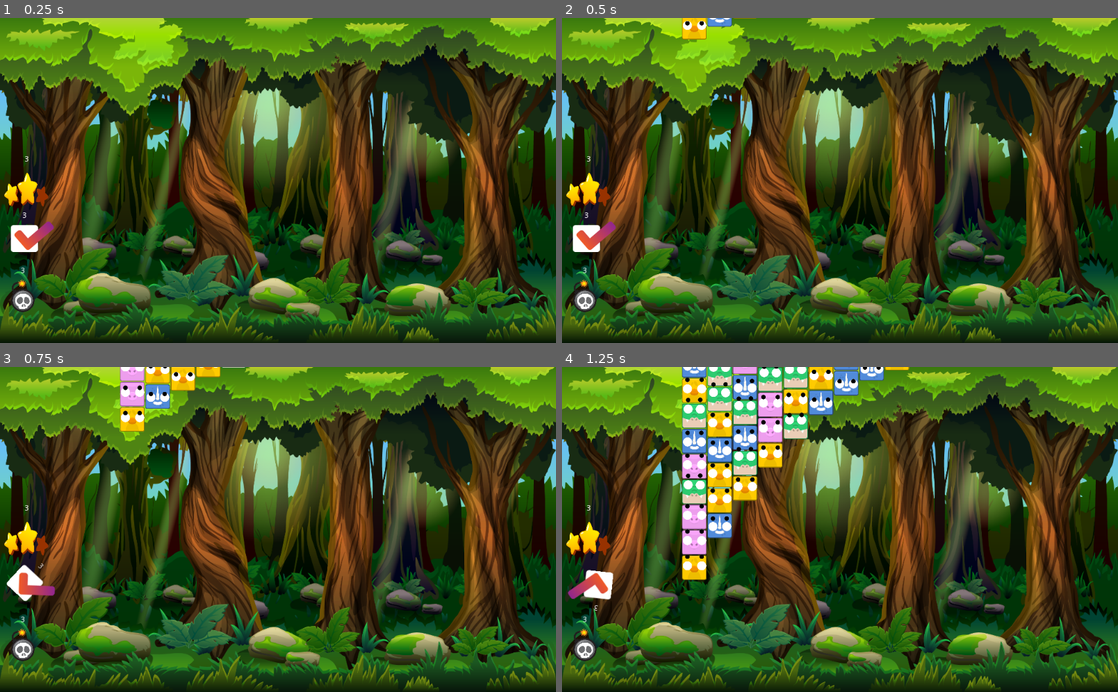
Above: before the commit, frames 1-4 (two rows, left to right).
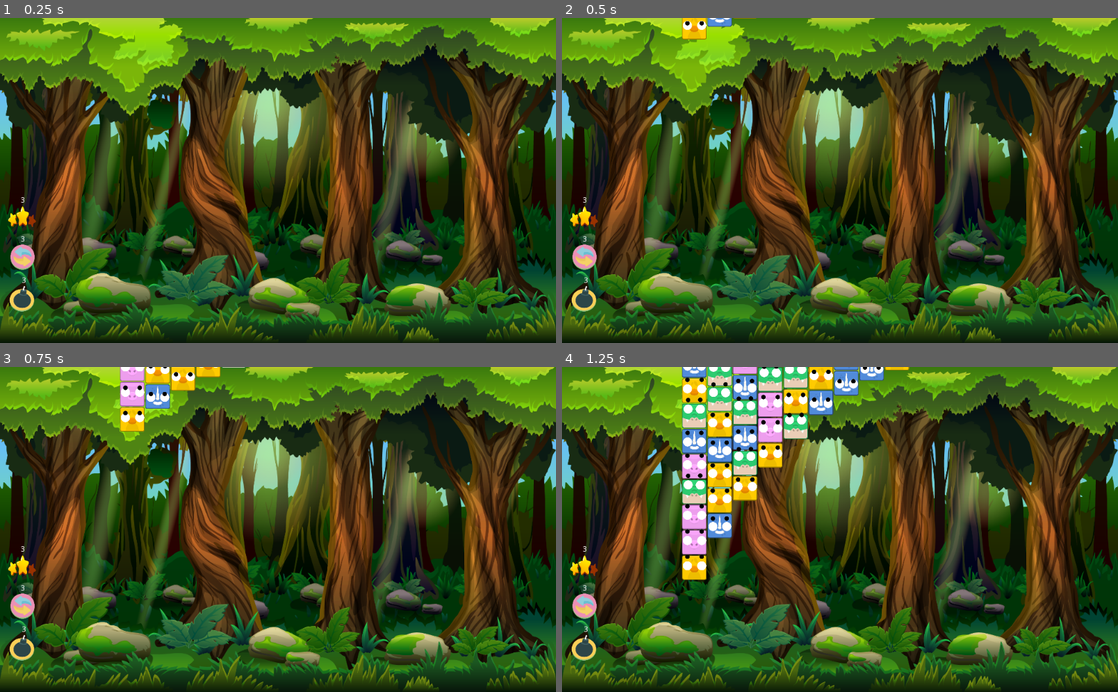
Above: after the commit, the same moments.

Repository: borkoDimitrov/AnimalBlocks
Game: Godot game, scene res://Level.tscn
Same seed, same stepped clock (60 frames per second), same inputs: the game is played once before the commit and once after it.
Inputs (mouse positions are in pixels of both pictures, inside the frame that each line leads up to):
- Up to frame 1 (0.25 s): no input
- Up to frame 2 (0.5 s): no input
- Up to frame 3 (0.75 s): click (33, 584) at 0.52 s
- Up to frame 4 (1.25 s): no input

The runs differ from the first frame. In frame 1, 1.6% of the frame differs, in the area x 0-10%, y 42-91%; in frame 2, 1.6%; in frame 3, 1.6%; in frame 4, 1.7%.

Commit message:
Add resources

Diff:
--- a/Level.gd
+++ b/Level.gd
@@ -1,10 +1,6 @@
 extends Node2D
 
 var tile_size = Globals.TILE_SIZE
-
-onready var SmallBomb = $CanvasLayer/Skills/SmallBomb
-onready var SwapTiles = $CanvasLayer/Skills/SwapTiles
-onready var MatchTwoTiles = $CanvasLayer/Skills/MatchTwoTiles
 
 export var level_size : Vector2 = Vector2(10,10)
 export var number_of_animals : int = 4
--- a/Level.tscn
+++ b/Level.tscn
@@ -27,13 +27,13 @@
 [node name="Skills" type="Node2D" parent="CanvasLayer"]
 
 [node name="SwapTiles" parent="CanvasLayer/Skills" instance=ExtResource( 6 )]
-position = Vector2( 56, 404 )
+position = Vector2( 42, 441 )
 
 [node name="SmallBomb" parent="CanvasLayer/Skills" instance=ExtResource( 5 )]
 position = Vector2( 41, 517 )
 
 [node name="MatchTwoTiles" parent="CanvasLayer/Skills" instance=ExtResource( 7 )]
-position = Vector2( 48, 314 )
+position = Vector2( 41, 368 )
 
 [node name="Floor" type="StaticBody2D" parent="."]
 position = Vector2( 0, 1600 )
--- a/Plugins/destructible_object.gd
+++ b/Plugins/destructible_object.gd
@@ -1,9 +1,9 @@
 extends RigidBody2D
 
 export (int, 2, 10, 2) var blocks_per_side = 6
-export (float) var blocks_impulse = 500
-export (float) var blocks_gravity_scale = 12
-export (float) var debris_max_time = 1
+export (float) var blocks_impulse = 500.0
+export (float) var blocks_gravity_scale = 12.0
+export (float) var debris_max_time = 1.0
 export (bool) var explosion_delay = false
 export (bool) var randomize_seed = false
 
--- a/Skills/MatchTwoTiles.tscn
+++ b/Skills/MatchTwoTiles.tscn
@@ -8,15 +8,15 @@
 script = ExtResource( 1 )
 
 [node name="TextureButton" parent="." index="0"]
-margin_left = -40.0
-margin_top = -28.0
-margin_right = 41.0
-margin_bottom = 34.0
+margin_left = -26.0
+margin_top = -20.0
+margin_right = 25.0
+margin_bottom = 18.0
 texture_normal = ExtResource( 3 )
 expand = true
 
 [node name="RichTextLabel" parent="." index="1"]
 margin_left = -3.0
-margin_top = -60.0
-margin_right = 37.0
+margin_top = -38.0
+margin_right = 20.0
 margin_bottom = -20.0
--- a/Skills/SmallBomb.tscn
+++ b/Skills/SmallBomb.tscn
@@ -1,6 +1,6 @@
 [gd_scene load_steps=4 format=2]
 
-[ext_resource path="res://Assets/Sprites/Icons/bomb.png" type="Texture" id=1]
+[ext_resource path="res://Assets/Sprites/Icons/bomb_skill.png" type="Texture" id=1]
 [ext_resource path="res://Skills/BaseSkill.tscn" type="PackedScene" id=2]
 [ext_resource path="res://Skills/SmallBomb.gd" type="Script" id=3]
 
@@ -8,15 +8,15 @@
 script = ExtResource( 3 )
 
 [node name="TextureButton" parent="." index="0"]
-margin_left = -21.0
-margin_top = -35.0
-margin_right = 23.0
-margin_bottom = 26.0
+margin_left = -23.0
+margin_top = -22.0
+margin_right = 22.0
+margin_bottom = 25.0
 texture_normal = ExtResource( 1 )
 expand = true
 
 [node name="RichTextLabel" parent="." index="1"]
-margin_left = -3.0
-margin_top = -57.0
-margin_right = 20.0
-margin_bottom = -31.0
+margin_left = -1.0
+margin_top = -39.0
+margin_right = 22.0
+margin_bottom = -23.0
--- a/Skills/SwapTiles.tscn
+++ b/Skills/SwapTiles.tscn
@@ -1,21 +1,25 @@
 [gd_scene load_steps=4 format=2]
 
 [ext_resource path="res://Skills/BaseSkill.tscn" type="PackedScene" id=1]
-[ext_resource path="res://Assets/Sprites/Icons/Checkbox.png" type="Texture" id=2]
+[ext_resource path="res://Assets/Sprites/Icons/swap_skill.png" type="Texture" id=2]
 [ext_resource path="res://Skills/SwapTiles.gd" type="Script" id=3]
 
 [node name="SwapTiles" instance=ExtResource( 1 )]
 script = ExtResource( 3 )
+__meta__ = {
+"_edit_horizontal_guides_": [  ]
+}
 
 [node name="TextureButton" parent="." index="0"]
-margin_left = -36.0
-margin_top = -28.0
-margin_right = 43.0
-margin_bottom = 28.0
+margin_left = -23.0
+margin_top = -23.0
+margin_right = 22.0
+margin_bottom = 24.0
 texture_normal = ExtResource( 2 )
+expand = true
 
 [node name="RichTextLabel" parent="." index="1"]
-margin_left = -15.0
-margin_top = -46.0
+margin_left = -4.0
+margin_top = -39.0
 margin_right = 25.0
-margin_bottom = -6.0
+margin_bottom = -23.0
Binary file removed: Assets/Sprites/Icons/Checkbox.png
Binary file removed: Assets/Sprites/Icons/bomb.png
Binary file added: Assets/Sprites/Icons/bomb_skill.png
Not shown, changed: Assets/Sprites/Icons/bomb_skill.png.import
Binary file added: Assets/Sprites/Icons/swap_skill.png
Not shown, changed: Assets/Sprites/Icons/swap_skill.png.import
